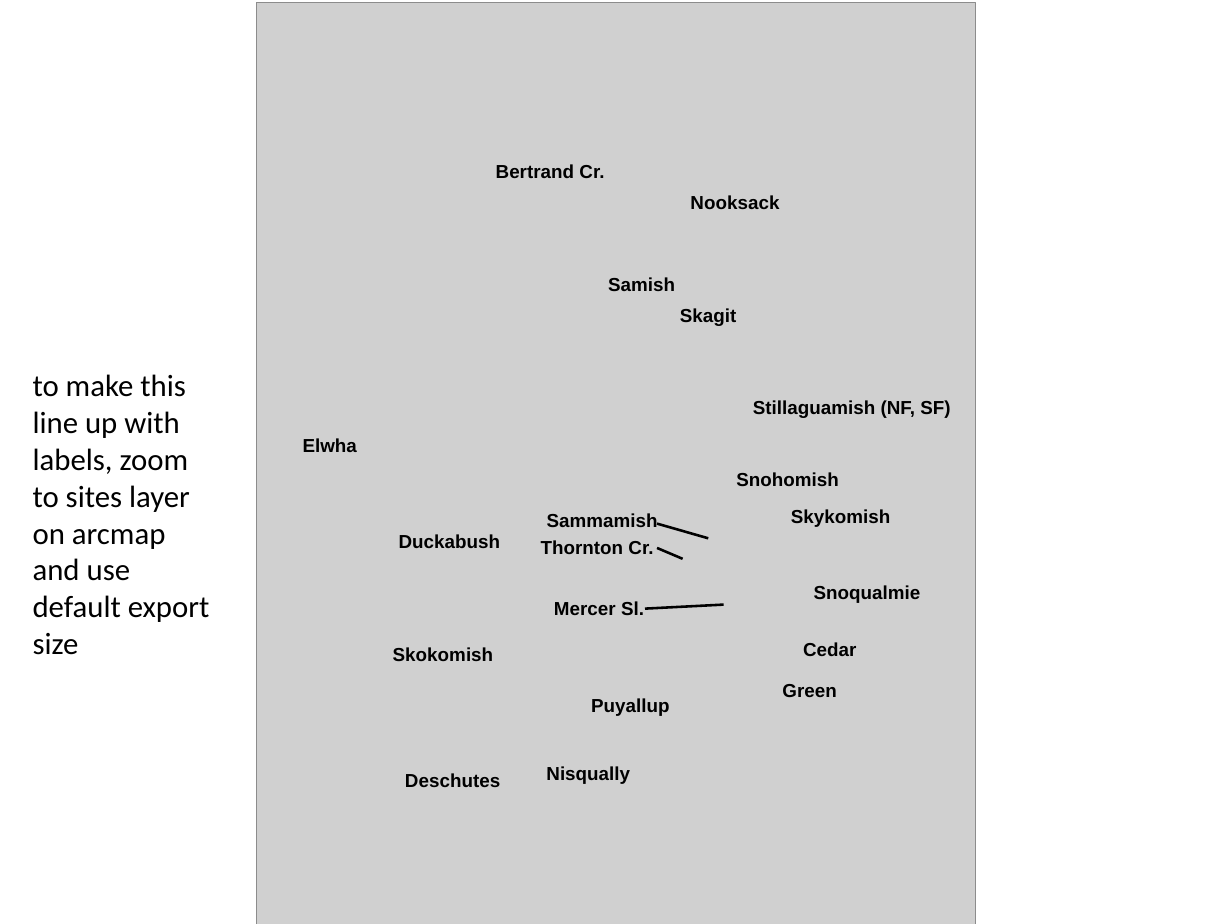
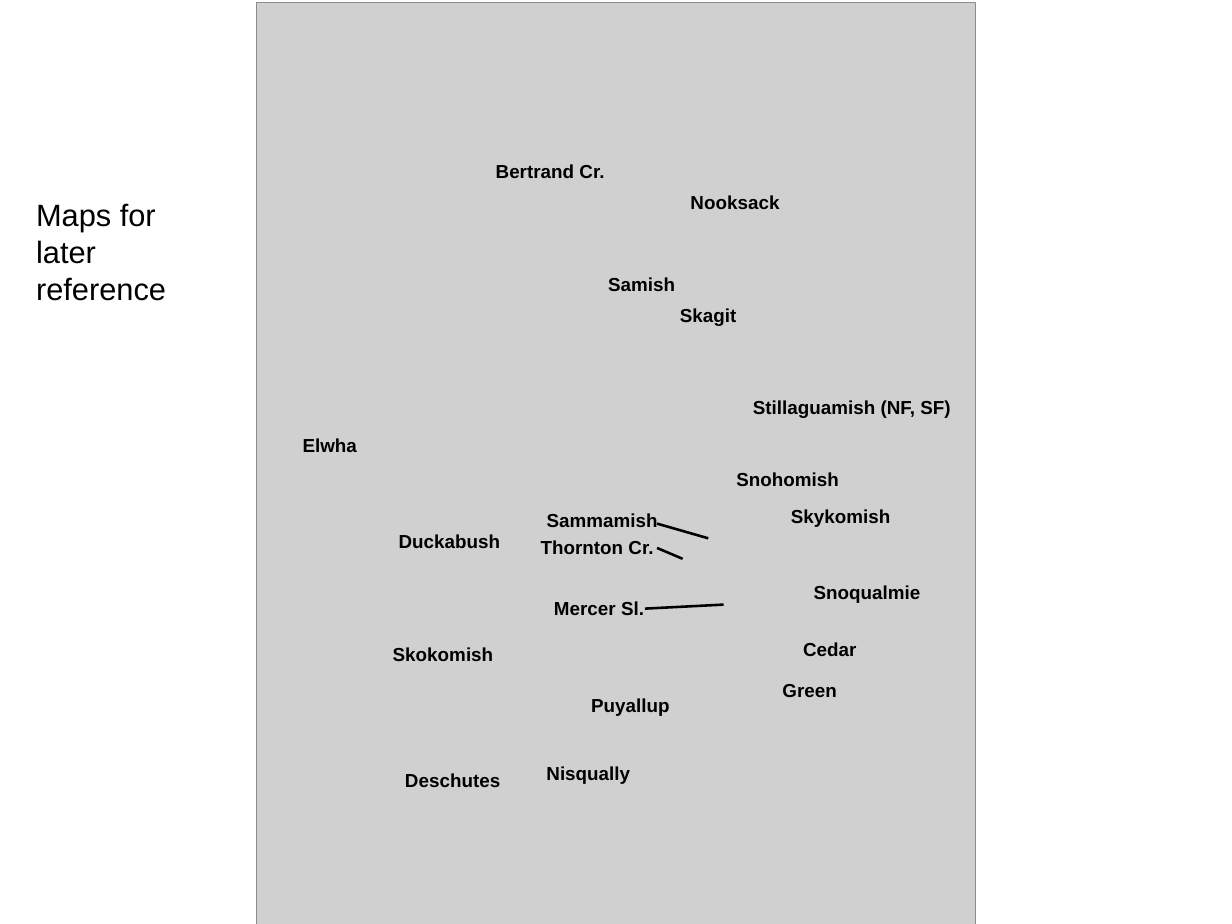
Before and after one commit to vlahm/puget_sound_rivers_DFA, a slide deck: slide 1 of single_trend_exploration/low_trend_exploration.pptx. Drawn at 1232x924 pixels with LibreOffice and Linux fonts; fonts in the diff are those of the drawing; grey boxes stand for pictures. Boxes give left, top, right and bottom in pixels: in the first picture for what was removed or moved away, otherwise in the second. Text is boxed around its words. In the diff, an @@ line names an element or a change of style, - is before the commit and + after.

```diff
--- a/single_trend_exploration/low_trend_exploration.pptx
+++ b/single_trend_exploration/low_trend_exploration.pptx
@@ text added at (36,203,166,301), 18 pt, text #000000 @@
+Maps for
+later reference
@@ text removed at (33,374,210,655) @@
-to make this line up with labels, zoom to sites layer on arcmap and use default export size
```
Also in this commit, not shown: 3 other slides changed, 4 slides added, 3 slides removed, 5 other files.
